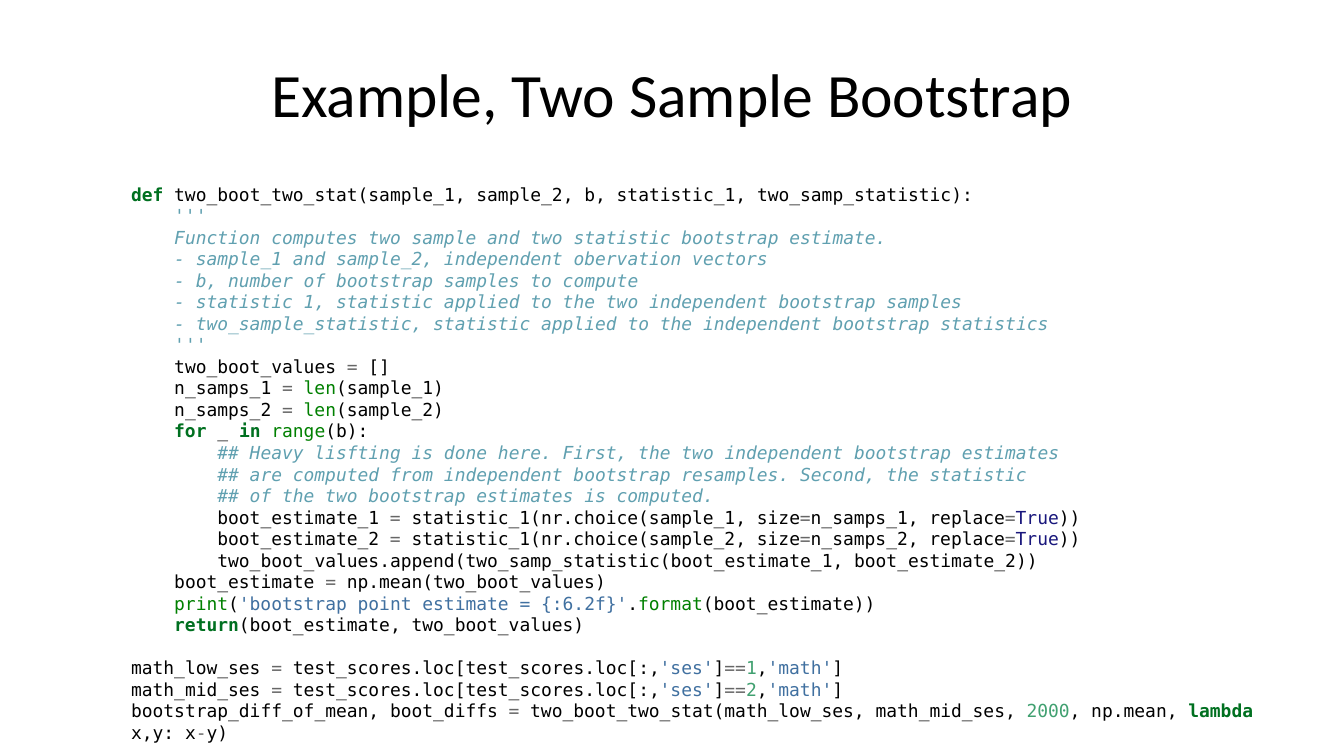
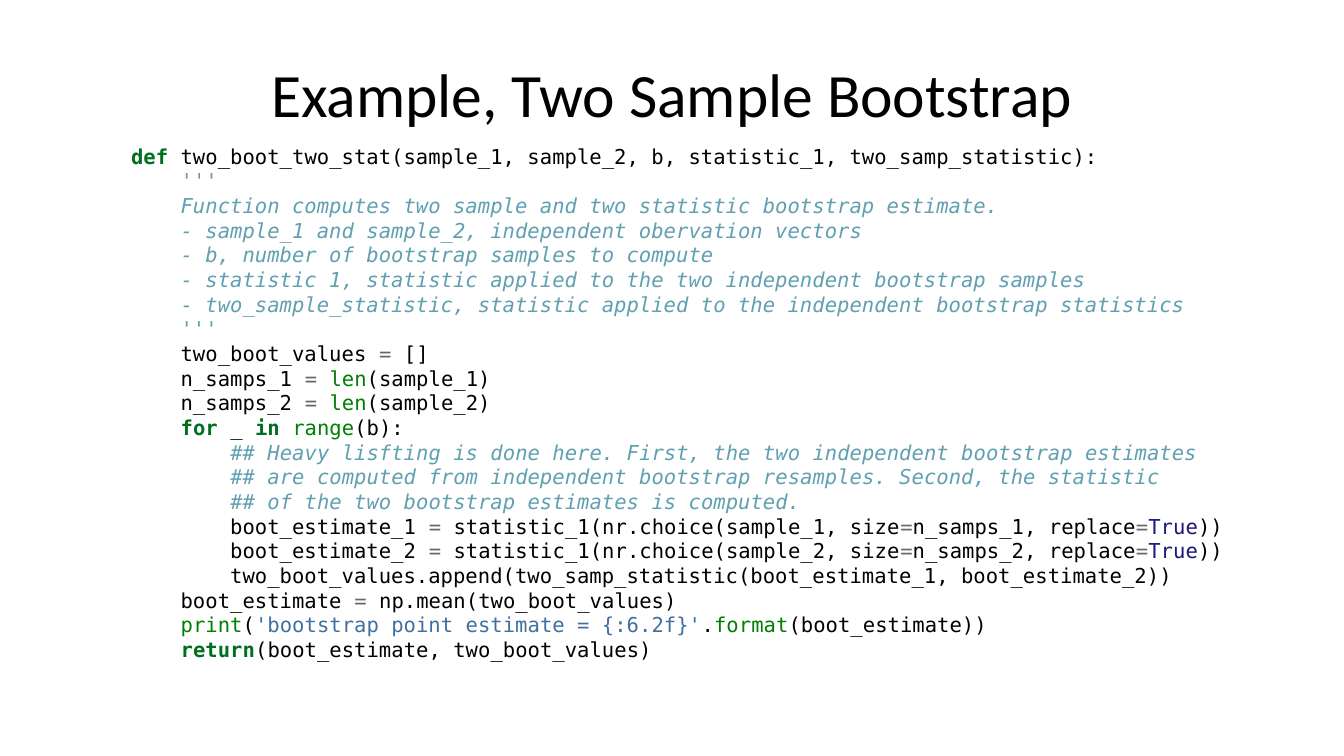
Before and after one commit to StephenElston/CSCI-E-83, a slide deck: slide 24 of LectureSlides/06b_IntroductionToBootstrap.pptx. Drawn at 1344x756 pixels with LibreOffice and Linux fonts; fonts in the diff are those of the drawing. Boxes give left, top, right and bottom in pixels: in the first picture for what was removed or moved away, otherwise in the second. Text is boxed around its words. In the diff, an @@ line names an element or a change of style, - is before the commit and + after.

Commit message:
Added visualization review slides and examples

```diff
--- a/LectureSlides/06b_IntroductionToBootstrap.pptx
+++ b/LectureSlides/06b_IntroductionToBootstrap.pptx
@@ text at box(131, 148, 1223, 662): text changed; size 9.6 to 11 pt; text colour #000000 to #60A0B0 @@
-def two_boot_two_stat(sample_1, sample_2, b, statistic_1, two_samp_statistic):
-'''
-Function computes two sample and two statistic bootstrap estimate.
-- sample_1 and sample_2, independent obervation vectors
-- b, number of bootstrap samples to compute
-- statistic 1, statistic applied to the two independent bootstrap samples
-- two_sample_statistic, statistic applied to the independent bootstrap statistics
-'''
-two_boot_values = []
-n_samps_1 = len(sample_1)
-n_samps_2 = len(sample_2)
-for _ in range(b):
-## Heavy lisfting is done here. First, the two independent bootstrap estimates
-## are computed from independent bootstrap resamples. Second, the statistic
-## of the two bootstrap estimates is computed.
-boot_estimate_1 = statistic_1(nr.choice(sample_1, size=n_samps_1, replace=True))
-boot_estimate_2 = statistic_1(nr.choice(sample_2, size=n_samps_2, replace=True))
-two_boot_values.append(two_samp_statistic(boot_estimate_1, boot_estimate_2))
-boot_estimate = np.mean(two_boot_values)
-print('bootstrap point estimate = {:6.2f}'.format(boot_estimate))
-return(boot_estimate, two_boot_values)
-math_low_ses = test_scores.loc[test_scores.loc[:,'ses']==1,'math']
-math_mid_ses = test_scores.loc[test_scores.loc[:,'ses']==2,'math']
-bootstrap_diff_of_mean, boot_diffs = two_boot_two_stat(math_low_ses, math_mid_ses, 2000, np.mean, lambda x,y: x-y)
+def two_boot_two_stat(sample_1, sample_2, b, statistic_1, two_samp_statistic):
+'''
+Function computes two sample and two statistic bootstrap estimate.
+- sample_1 and sample_2, independent obervation vectors
+- b, number of bootstrap samples to compute
+- statistic 1, statistic applied to the two independent bootstrap samples
+- two_sample_statistic, statistic applied to the independent bootstrap statistics
+'''
+two_boot_values = []
+n_samps_1 = len(sample_1)
+n_samps_2 = len(sample_2)
+for _ in range(b):
+## Heavy lisfting is done here. First, the two independent bootstrap estimates
+## are computed from independent bootstrap resamples. Second, the statistic
+## of the two bootstrap estimates is computed.
+boot_estimate_1 = statistic_1(nr.choice(sample_1, size=n_samps_1, replace=True))
+boot_estimate_2 = statistic_1(nr.choice(sample_2, size=n_samps_2, replace=True))
+two_boot_values.append(two_samp_statistic(boot_estimate_1, boot_estimate_2))
+boot_estimate = np.mean(two_boot_values)
+print('bootstrap point estimate = {:6.2f}'.format(boot_estimate))
+return(boot_estimate, two_boot_values)
```
Also in this commit, not shown: 5 other slides changed, 2 other files.
